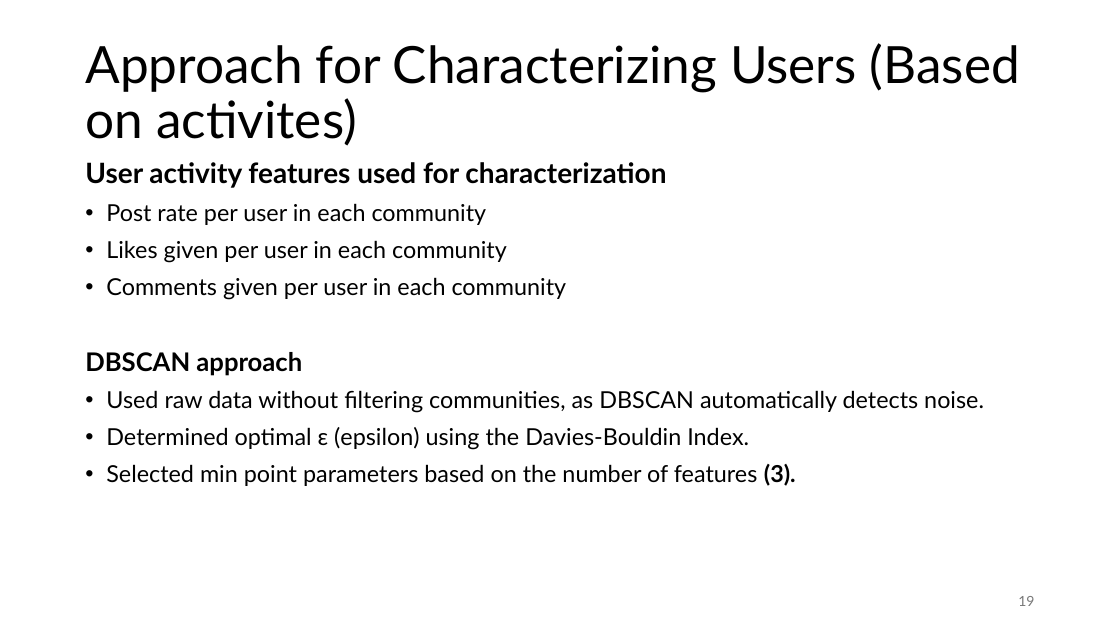
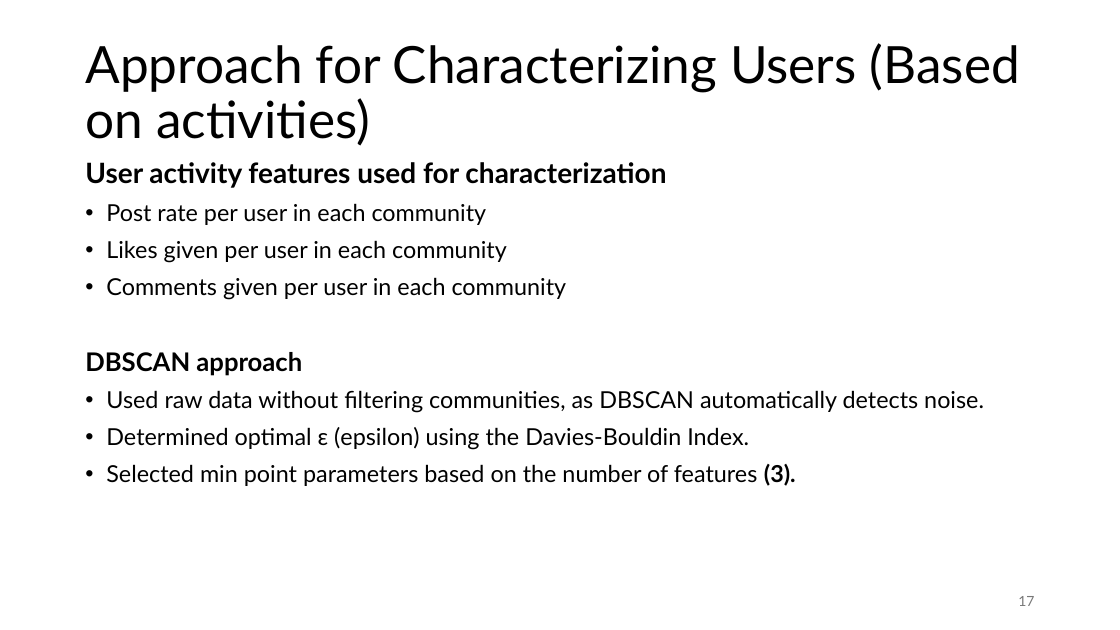
Before and after one commit to jonas-blum/data-mining-1, a slide deck: slide 17 of project/project-presentation-group51.pptx (slide 19 before the commit). Drawn at 1120x630 pixels with LibreOffice and Linux fonts; fonts in the diff are those of the drawing. Boxes give left, top, right and bottom in pixels: in the first picture for what was removed or moved away, otherwise in the second. Text is boxed around its words. In the diff, an @@ line names an element or a change of style, - is before the commit and + after.

```diff
--- a/project/project-presentation-group51.pptx
+++ b/project/project-presentation-group51.pptx
@@ title at (x1=85, y1=43, x2=1020, y2=146): text changed @@
-Approach for Characterizing Users (Based on activites)
+Approach for Characterizing Users (Based on activities)
@@ page number at (x1=1018, y1=596, x2=1034, y2=606): text changed @@
-19
+17
```
Also in this commit, not shown: 11 other slides changed, 3 slides removed, 6 other files.
